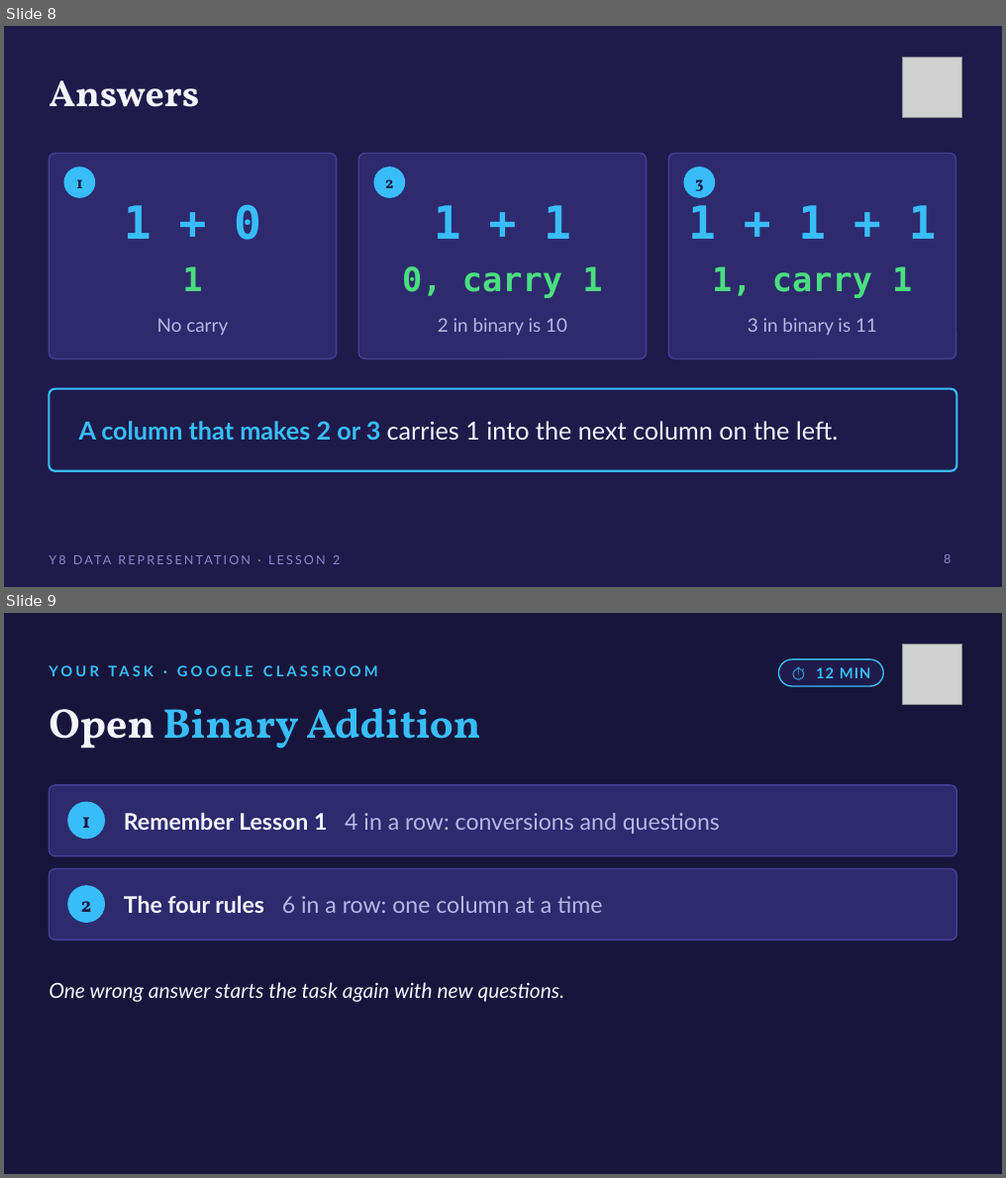
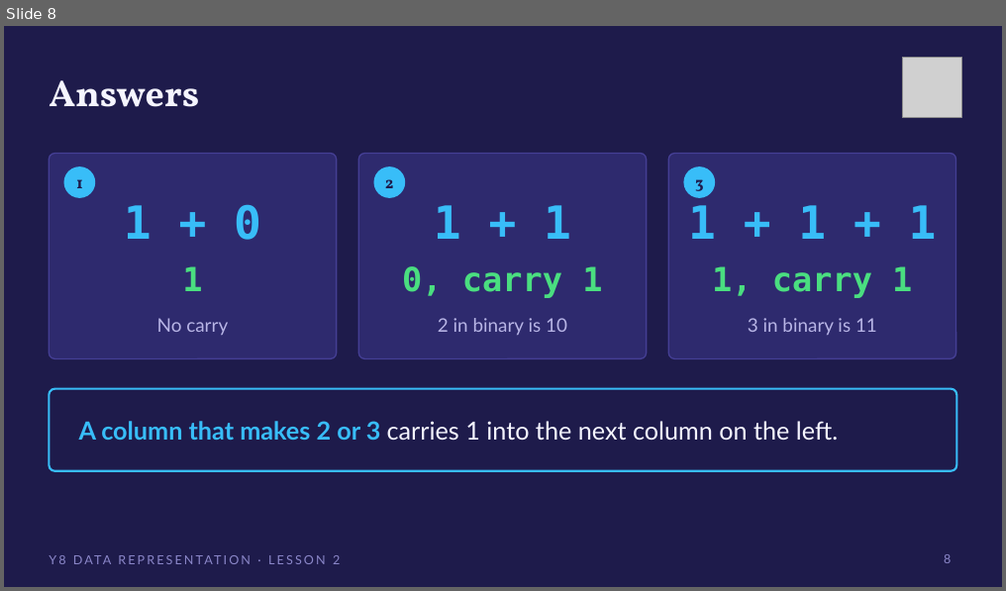
Before and after one commit to OGAComputing/interactive, a slide deck: _presentations/Y8_Data_Representation/L2_Binary_Addition.pptx. Shown one above the other, each under a label of ours: slides 8 and 9 before the commit, slide 8 after it. The pictures are 1006x1178 and 1006x591 pixels, drawn with LibreOffice and Linux fonts; fonts in the diff are those of the drawing; grey boxes stand for pictures. Boxes give left, top, right and bottom in pixels: in the first picture for what was removed or moved away, otherwise in the second. Text is boxed around its words. In the diff, an @@ line names an element or a change of style, - is before the commit and + after.

```diff
--- a/_presentations/Y8_Data_Representation/L2_Binary_Addition.pptx
+++ b/_presentations/Y8_Data_Representation/L2_Binary_Addition.pptx
@@ slide 9 removed at (4,613,1002,1174), background #17153B @@
@@ text removed at (49,658,648,684) @@
-YOUR TASK · GOOGLE CLASSROOM
@@ rounded rectangle removed at (779,660,884,686) @@
@@ text removed at (816,667,871,678) @@
-⏱ 12 MIN
@@ picture removed at (902,645,962,704) @@
@@ text removed at (49,708,480,749) @@
-Open Binary Addition
@@ rounded rectangle removed at (49,785,957,857) @@
@@ ellipse removed at (67,802,105,839) @@
@@ text removed at (82,817,90,828) @@
-1
@@ text removed at (124,813,720,834) @@
-Remember Lesson 1 4 in a row: conversions and questions
@@ rounded rectangle removed at (49,869,957,940) @@
@@ ellipse removed at (67,885,105,923) @@
@@ text removed at (81,901,92,912) @@
-2
@@ text removed at (124,896,602,913) @@
-The four rules 6 in a row: one column at a time
@@ text removed at (49,982,565,1002) @@
-One wrong answer starts the task again with new questions.
```
Also in this commit, not shown: 2 slides changed, 6 other files.
